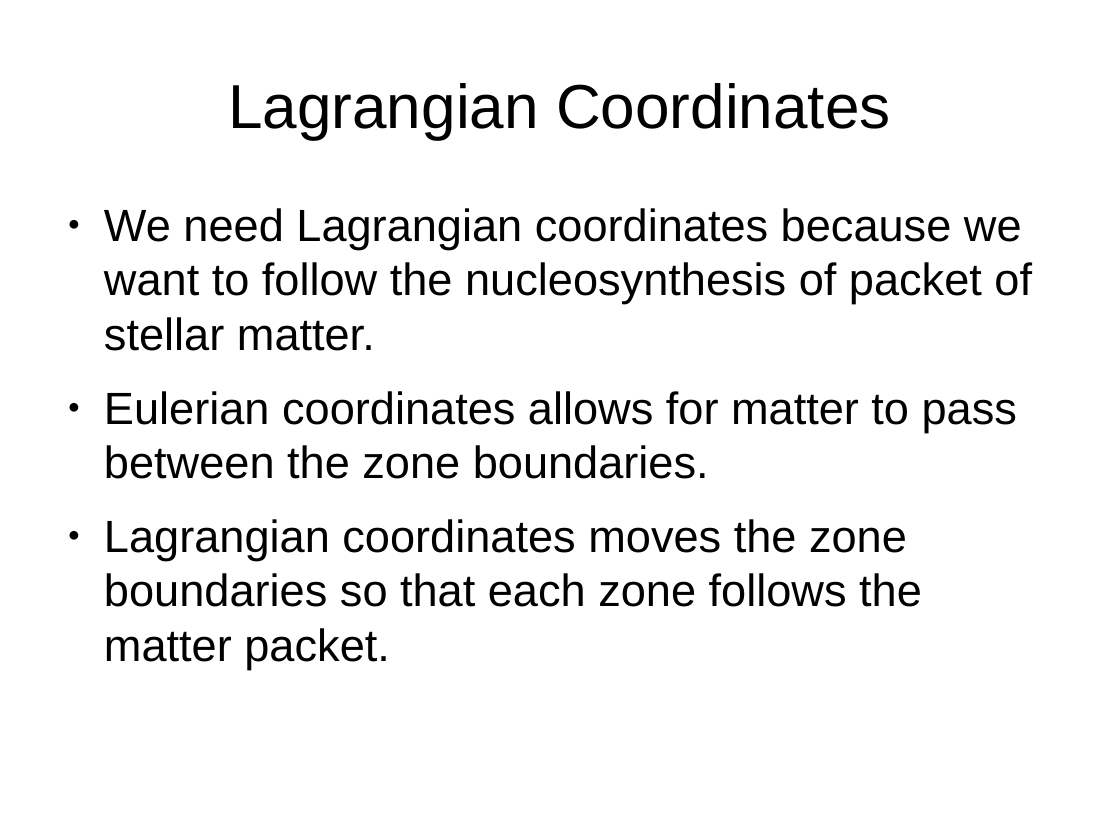
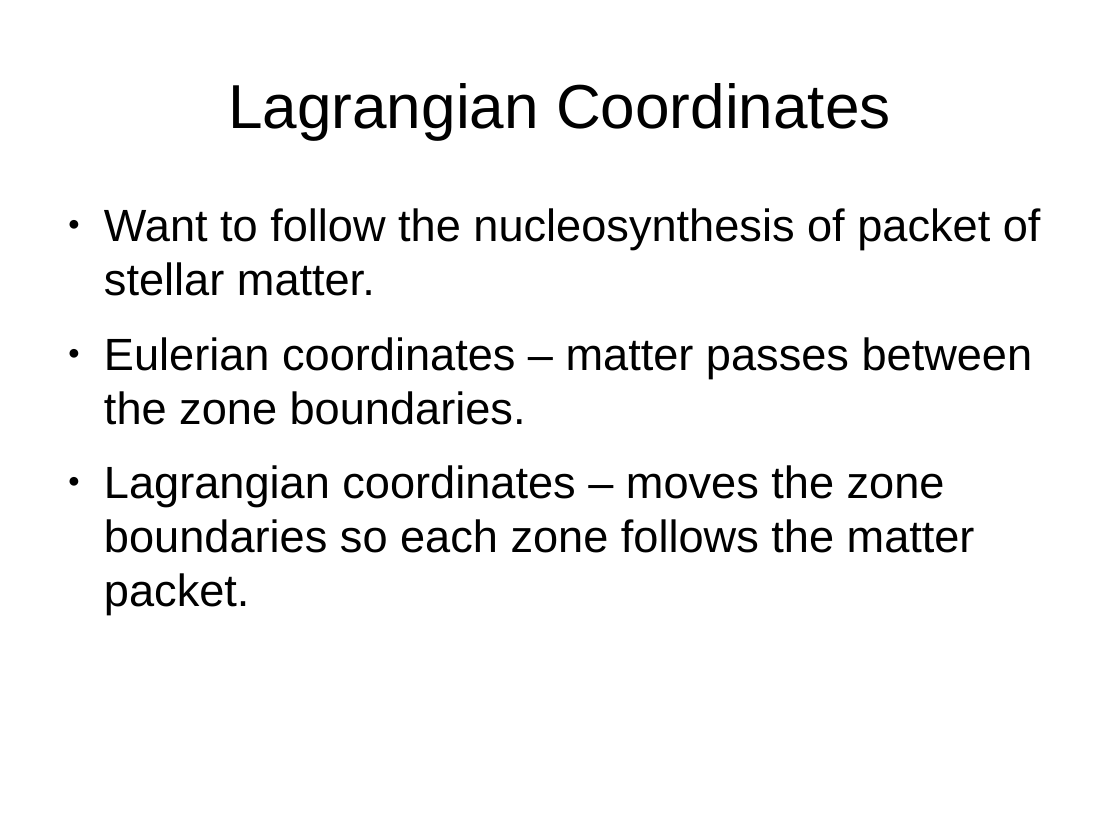
Before and after one commit to KJCook/sedov-solution, a slide deck: slide 7 of presentation.odp. Drawn at 1120x840 pixels with LibreOffice and Linux fonts; fonts in the diff are those of the drawing. Boxes give left, top, right and bottom in pixels: in the first picture for what was removed or moved away, otherwise in the second. Text is boxed around its words. In the diff, an @@ line names an element or a change of style, - is before the commit and + after.

Commit message:
more changes

```diff
--- a/presentation.odp
+++ b/presentation.odp
@@ text at [104,208,1041,615]: text changed @@
-● We need Lagrangian coordinates because we want to follow the nucleosynthesis of packet of stellar matter.
-● Eulerian coordinates allows for matter to pass between the zone boundaries.
-● Lagrangian coordinates moves the zone boundaries so that each zone follows the matter packet.
+● Want to follow the nucleosynthesis of packet of stellar matter.
+● Eulerian coordinates – matter passes between the zone boundaries.
+● Lagrangian coordinates – moves the zone boundaries so each zone follows the matter packet.
```
Also in this commit, not shown: 6 other slides changed, 10 slides added, 4 slides removed.
